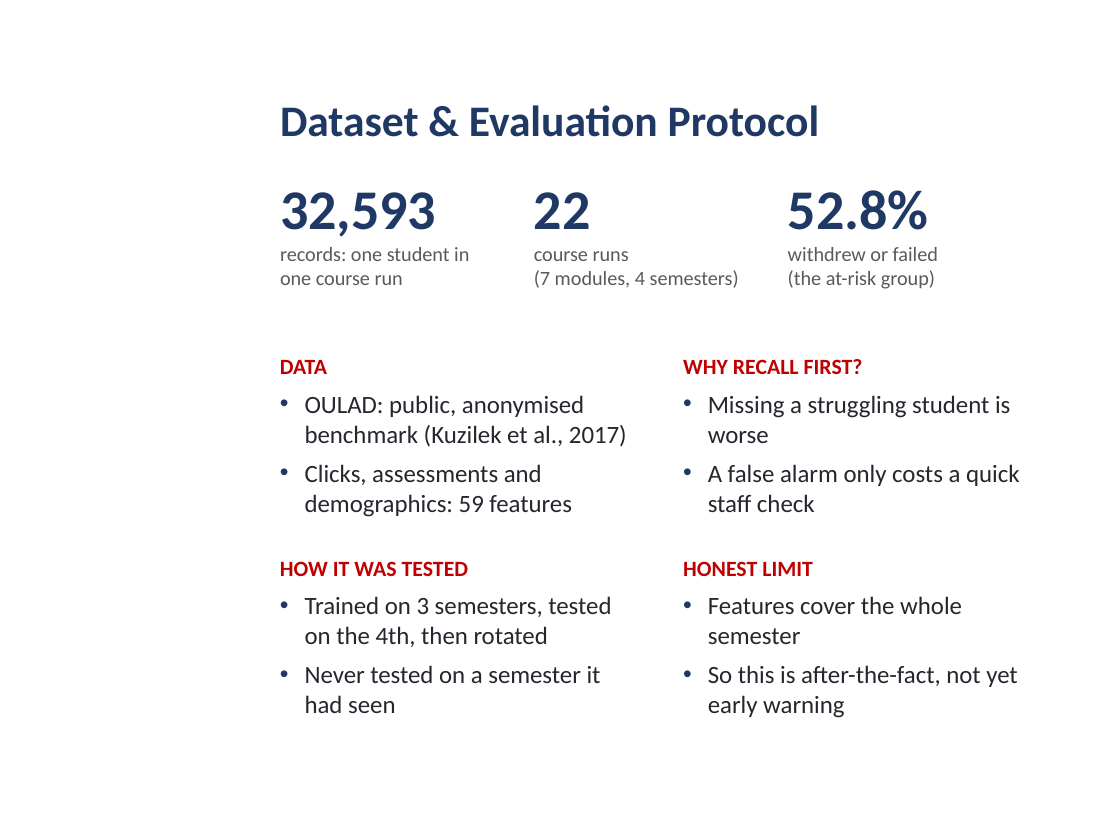
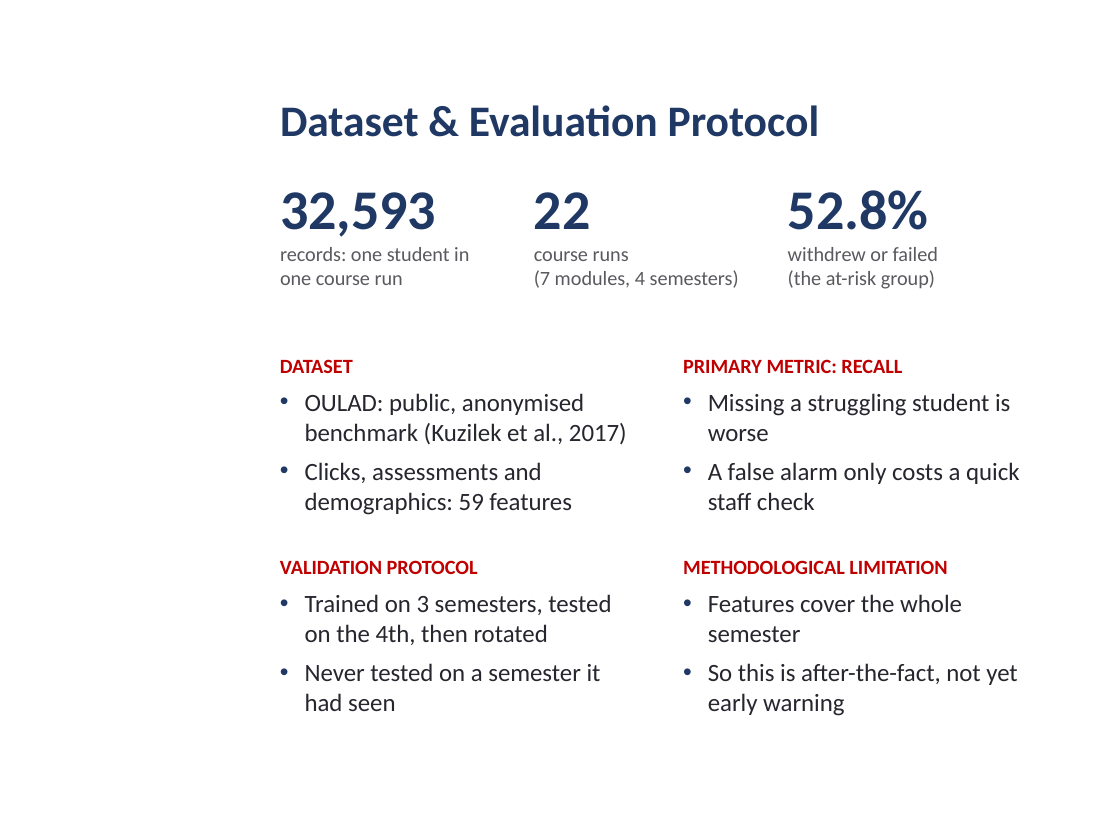
Before and after one commit to daniel-larry/python-run-result, a slide deck: slide 7 of Internal_Defense_Presentation.pptx. Drawn at 1120x840 pixels with LibreOffice and Linux fonts; fonts in the diff are those of the drawing; background and template pictures are left out. Boxes give left, top, right and bottom in pixels: in the first picture for what was removed or moved away, otherwise in the second. Text is boxed around its words. In the diff, an @@ line names an element or a change of style, - is before the commit and + after.

```diff
--- a/Internal_Defense_Presentation.pptx
+++ b/Internal_Defense_Presentation.pptx
@@ text at <box>280,359,353,373</box>: text changed; size 14 to 13 pt @@
-DATA
+DATASET
@@ text at <box>683,359,902,373</box>: text changed; size 14 to 13 pt @@
-WHY RECALL FIRST?
+PRIMARY METRIC: RECALL
@@ text at <box>280,560,478,574</box>: text changed; size 14 to 13 pt @@
-HOW IT WAS TESTED
+VALIDATION PROTOCOL
@@ text at <box>683,560,947,574</box>: text changed; size 14 to 13 pt @@
-HONEST LIMIT
+METHODOLOGICAL LIMITATION
```
Also in this commit, not shown: 9 other slides changed.
